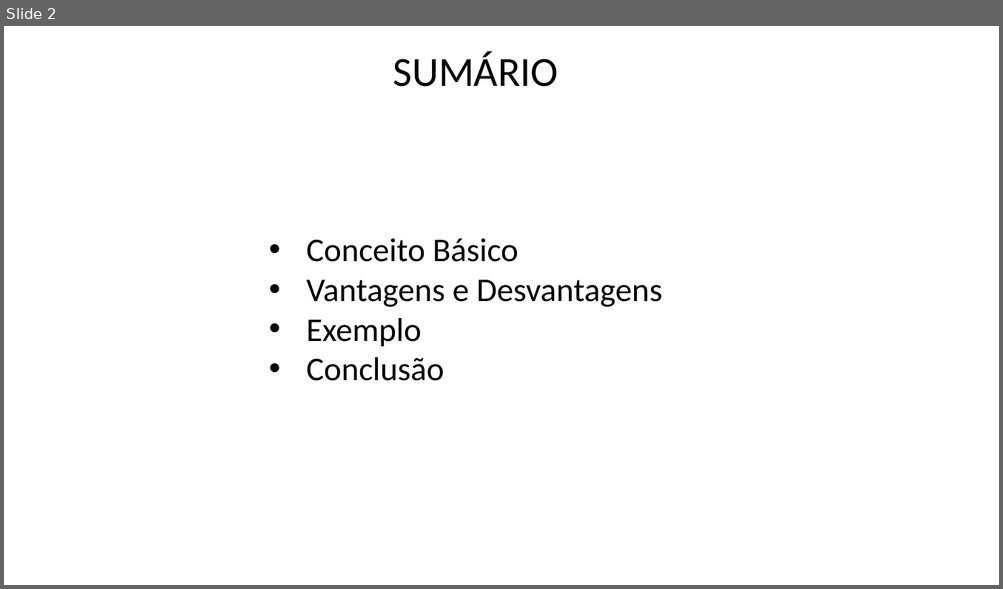
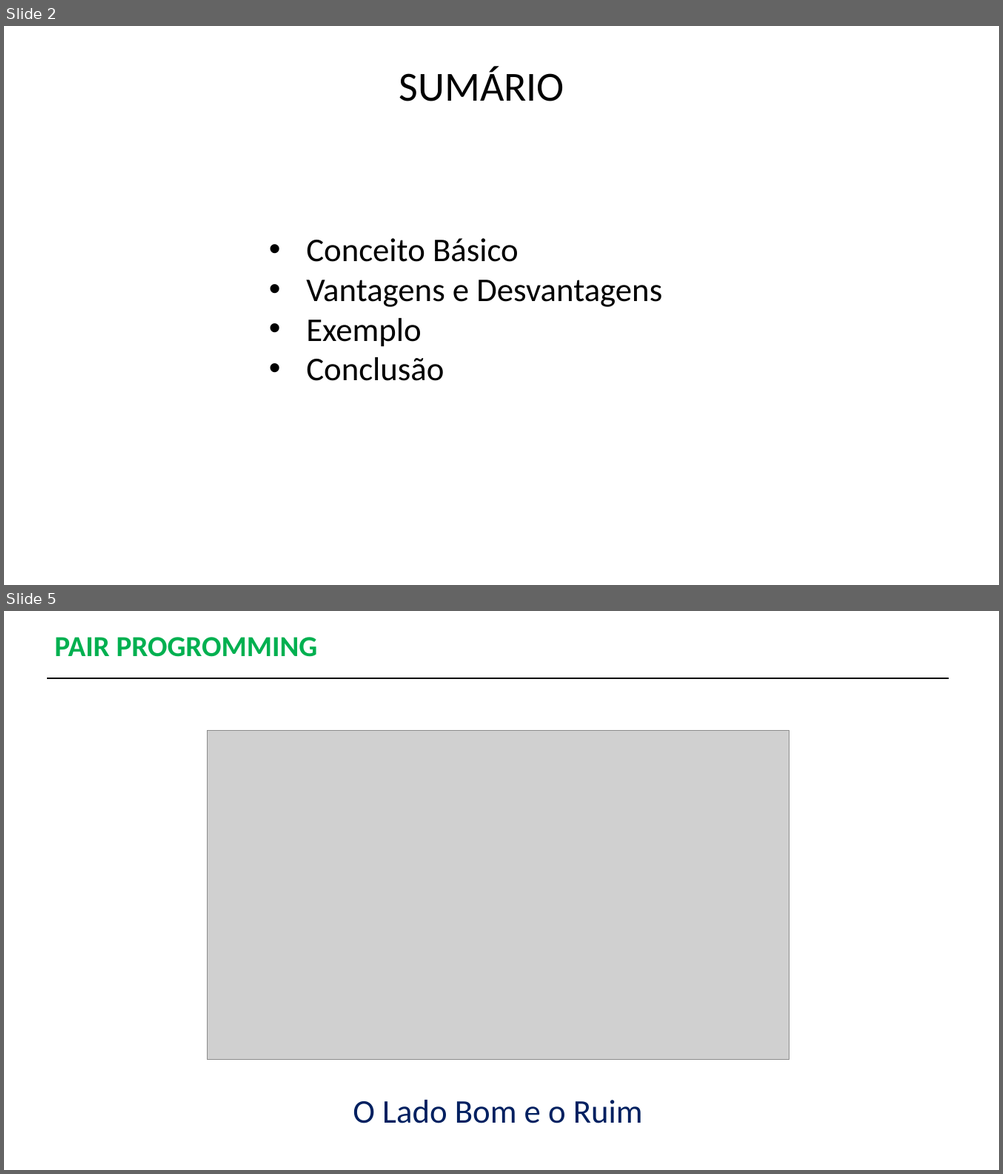
Before and after one commit to ricardohtakuno/Pair-Programming, a slide deck: Apresentação-PairProgramming.pptx. Shown one above the other, each under a label of ours: slide 2 before the commit, slides 2 and 5 after it; the slides between them are not shown. The pictures are 1003x589 and 1003x1174 pixels, drawn with LibreOffice and Linux fonts; fonts in the diff are those of the drawing; grey boxes stand for pictures. Boxes give left, top, right and bottom in pixels: in the first picture for what was removed or moved away, otherwise in the second. Text is boxed around its words. In the diff, an @@ line names an element or a change of style, - is before the commit and + after.

```diff
--- a/Apresentação-PairProgramming.pptx
+++ b/Apresentação-PairProgramming.pptx
@@ slide 5 added at bbox=[4, 611, 999, 1170], background #FFFFFF @@
@@ text added at bbox=[54, 637, 318, 657], 28 pt, text #00B050, bold @@
+PAIR PROGROMMING
@@ line added from (47, 678) to (948, 678), #000000 1.5 pt @@
@@ picture added at bbox=[207, 730, 788, 1060] @@
@@ text added at bbox=[353, 1100, 643, 1124], 32 pt, text #002060 @@
+O Lado Bom e o Ruim
@@ slide 2 changed as well @@
@@ text "SUMÁRIO": place and size @@
-text "SUMÁRIO" at bbox=[393, 52, 558, 87]
+text "SUMÁRIO" at bbox=[399, 66, 564, 101]
```
Also in this commit, not shown: 3 other slides added, 1 slide removed, 1 other file.
